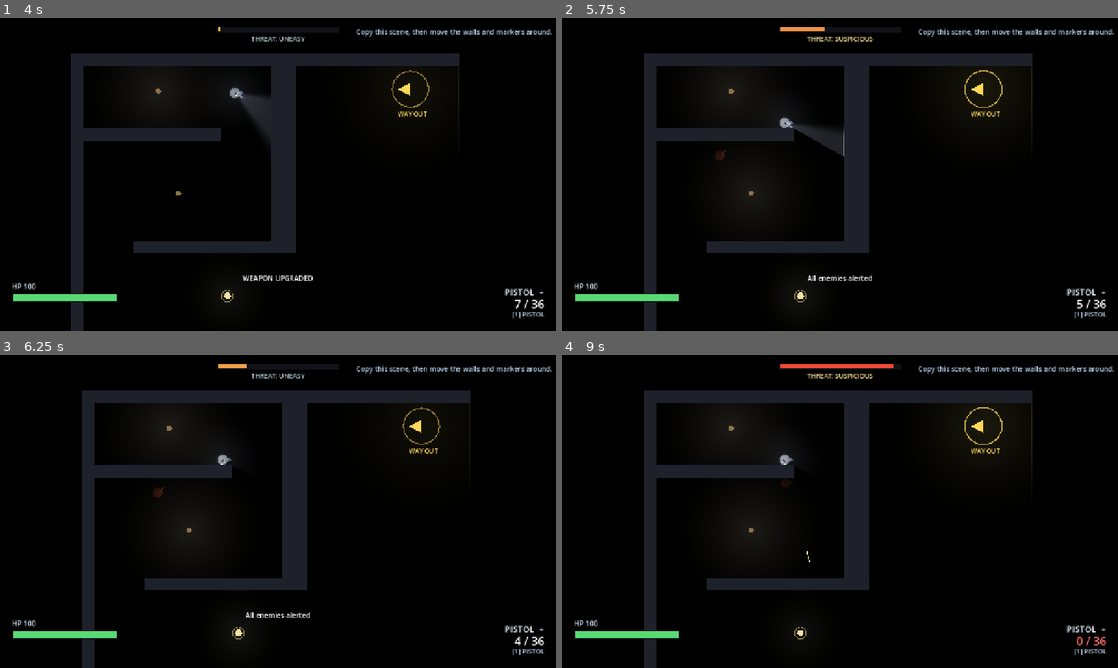
Above: before the commit, frames 1-4 (two rows, left to right).
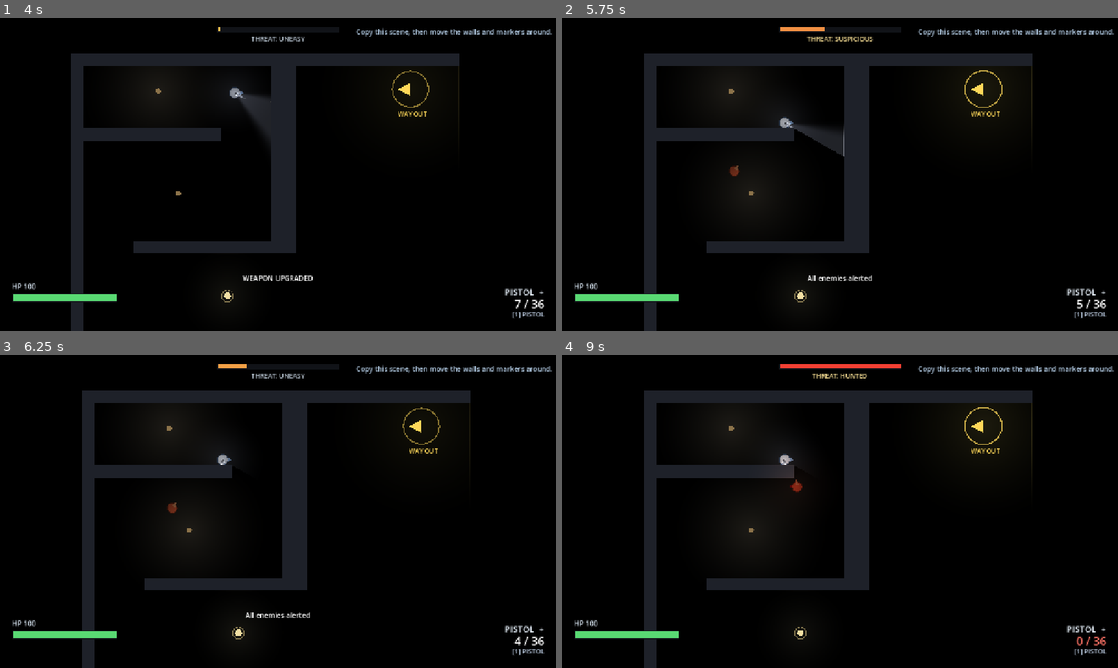
Above: after the commit, the same moments.

Repository: ThunderComplex/irregoulash
Game: Godot game, scene res://src/ui/title_screen.tscn
The game is run twice, just before and just after one commit, with the same random seed, the same clock (stepped at 60 frames per second) and the same inputs.
Inputs (mouse positions are in pixels of both pictures, inside the frame that each line leads up to):
- Up to frame 1 (4 s): tap Enter (ui_accept) at 0.5, 0.77, 3.5, 3.77 s; move the mouse to (400, 158) at 0.52 s; hold D (move_right) 0.53-1.25 s; tap Shift (dash) at 0.6 s; click (400, 158) at 0.67 s; drag from (166, 190) to (239, 296) at 1.27 s; move the mouse to (333, 105) at 2.02 s; hold D (move_right) 2.03-2.75 s; tap E (interact) at 2.1 s; click (333, 105) at 2.17 s; drag from (250, 237) to (111, 127) at 2.77 s; move the mouse to (444, 221) at 3.52 s; hold A (move_left) from 3.53 s (still down); hold 2 (switch_2) from 3.53 s (still down); click (444, 221) at 3.67 s
- Up to frame 2 (5.75 s): tap F6 (debug_alert_all) at 4.15 s; release A (move_left) at 4.25 s; release 2 (switch_2) at 4.25 s; drag from (673, 127) to (756, 96) at 4.27 s; move the mouse to (867, 174) at 5.02 s; hold S (move_down) from 5.03 s (still down); hold Mouse wheel down (switch_next) from 5.03 s (still down); click (867, 174) at 5.17 s
- Up to frame 3 (6.25 s): release S (move_down) at 5.75 s; release Mouse wheel down (switch_next) at 5.75 s; drag from (194, 433) to (239, 633) at 5.77 s
- Up to frame 4 (9 s): tap Enter (ui_accept) at 6.5, 6.77, 8 s; move the mouse to (962, 495) at 6.52 s; hold W (move_up) 6.53-7.25 s; hold Alt 6.53-7.25 s; click (962, 495) at 6.67 s; drag from (728, 527) to (984, 426) at 7.27 s; move the mouse to (895, 442) at 8.02 s; hold S (move_down) 8.03-8.75 s; tap Space at 8.1 s; click (895, 442) at 8.17 s; drag from (812, 574) to (673, 464) at 8.77 s

Frame 1 is identical in both runs. In frame 2, 0.1% of the frame differs, in the area x 27-32%, y 42-51%; in frame 3, 0.1%; in frame 4, 0.3%, in the area x 38-61%, y 2-67%.

Commit message:
navmesh

Diff:
--- a/dev/editor_api_check.gd
+++ b/dev/editor_api_check.gd
@@ -1,34 +1,66 @@
 extends SceneTree
-## DEV HELPER - prints the editor API names this project's plugin relies on, so
-## they can be checked against the running engine instead of guessed from memory.
+## DEV HELPER - prints the engine API this project relies on, so names, argument
+## lists, properties and enum constants can be checked against the running engine
+## instead of guessed from memory.
 ##
 ##   Godot_v4.7.2-stable_win64_console.exe --headless --path . \
 ##       --script res://dev/editor_api_check.gd
 
+const CLASSES: Array = [
+	["EditorInterface", ["viewport", "selection", "undo", "edited"]],
+	["EditorUndoRedoManager", [""]],
+	["EditorSelection", [""]],
+	["NavigationRegion2D", ["bake", "polygon", "enabled"]],
+	["NavigationPolygon", ["outline", "polygon", "bake", "geometry", "agent", "cell", "border"]],
+	["NavigationServer2D", ["map_get", "bake", "region", "source"]],
+	["NavigationAgent2D", ["target", "path", "radius", "avoid", "navigation"]],
+	["Viewport", ["mouse", "canvas_transform"]],
+]
+
+
 func _initialize() -> void:
-	_print_matching("EditorInterface", ["viewport", "selection", "undo", "edited", "theme"])
-	_print_matching("EditorUndoRedoManager", [""])
-	_print_matching("EditorSelection", [""])
-	_print_matching("EditorPlugin", ["container"])
-	_print_matching("Viewport", ["mouse", "canvas_transform", "screen_transform"])
-	_print_matching("Control", ["mouse"])
+	for entry: Array in CLASSES:
+		_print_class(String(entry[0]), entry[1])
 	quit()
 
 
-func _print_matching(klass: String, filters: Array) -> void:
+func _print_class(klass: String, filters: Array) -> void:
 	print("\n=== %s ===" % klass)
+
+	print("  -- methods")
 	for method: Dictionary in ClassDB.class_get_method_list(klass, true):
 		var name: String = method["name"]
-		if str(name).begins_with("_"):
+		if name.begins_with("_"):
 			continue
-		var keep: bool = filters.is_empty()
-		for filter: String in filters:
-			if filter.is_empty() or name.contains(filter):
-				keep = true
-				break
-		if not keep:
+		if not _matches(name, filters):
 			continue
 		var args: Array[String] = []
 		for arg: Dictionary in method["args"]:
 			args.append("%s: %s" % [arg["name"], type_string(arg["type"])])
-		print("  %s(%s) -> %s" % [name, ", ".join(args), type_string(method["return"]["type"])])
+		var has_default: bool = method.has("default_args")
+		print("    %s(%s)%s -> %s" % [name, ", ".join(args),
+			"  [has defaults]" if has_default else "", type_string(method["return"]["type"])])
+
+	print("  -- properties")
+	for prop: Dictionary in ClassDB.class_get_property_list(klass, true):
+		var name: String = prop["name"]
+		if name.begins_with("_") or name.contains("/"):
+			continue
+		if not _matches(name, filters):
+			continue
+		print("    %s: %s" % [name, type_string(prop["type"])])
+
+	print("  -- constants")
+	for constant: String in ClassDB.class_get_integer_constant_list(klass, true):
+		if not _matches(constant, filters):
+			continue
+		print("    %s = %s" % [constant, ClassDB.class_get_integer_constant(klass, constant)])
+
+
+func _matches(name: String, filters: Array) -> bool:
+	if filters.is_empty():
+		return true
+	for filter: String in filters:
+		if filter.is_empty() or name.to_lower().contains(filter.to_lower()):
+			return true
+	return false
--- a/dev/probe.gd
+++ b/dev/probe.gd
@@ -234,6 +234,32 @@
 			"points": {"lamp_pool_lit": Vector2(-240.0, -300.0)},
 		},
 	],
+	## Bake a navmesh at runtime and verify it: that the server knows about it, that
+	## enemies pick it up, and that its paths never cross walls.
+	"navmesh": [
+		{
+			"bake_navmesh": true,
+			"wait": 0.8,
+			"navmesh_report": true,
+			"shot": "navmesh_after_bake",
+		},
+		{
+			# Give the periodic check time to notice the mesh, then confirm enemies
+			# switched from steering to pathing.
+			"wait": 1.0,
+			"navmesh_report": true,
+		},
+		{
+			# And that they can actually close in: everyone is told where the player is
+			# and given three seconds to path there. Distances in the report should
+			# shrink, and nobody should end up inside a wall.
+			"alert_all": true,
+			"god": true,
+			"wait": 3.0,
+			"report": true,
+			"shot": "navmesh_chase",
+		},
+	],
 	## Lint every level (the same checks the editor plugin's button runs).
 	"lint": [
 		{
@@ -285,6 +311,9 @@
 	await _run(scenario)
 	print("[probe] done")
 	get_tree().quit()
+
+
+var _probe_region: NavigationRegion2D = null
 
 
 func _arg(name: String) -> String:
@@ -412,6 +441,14 @@
 		if step.has("keys_press"):
 			for action: String in step["keys_press"]:
 				Input.action_press(action)
+		# Actions happen *before* the wait, observations after it: a step that says
+		# "bake the mesh, wait, then report" has to bake first.
+		if step.has("bake_navmesh"):
+			_bake_navmesh_runtime()
+		if step.has("alert_all"):
+			var alerted: Node = GameDirector.current_level
+			if alerted != null and alerted.has_method("debug_alert_all"):
+				alerted.call("debug_alert_all")
 
 		# Holding is expressed as a longer wait; keeping the naming separate makes
 		# the scenarios read better.
@@ -455,6 +492,8 @@
 			_report_facing()
 		if step.has("lint_levels"):
 			_lint_levels()
+		if step.has("navmesh_report"):
+			_report_navmesh()
 		if step.has("shot"):
 			await _screenshot(String(step["shot"]))
 		if step.has("walls"):
@@ -588,6 +627,94 @@
 		])
 
 
+## Bakes a navigation mesh for the running level at runtime, with the same baker the
+## editor's "Bake navmesh" button uses. Nothing is written to the level file: this
+## exists so path finding can be verified as part of a probe run.
+func _bake_navmesh_runtime() -> void:
+	var level: Node = GameDirector.current_level
+	if level == null or not is_instance_valid(level):
+		print("[probe] no level to bake a navmesh for")
+		return
+	var walls: Array[Wall] = []
+	for node: Node in get_tree().get_nodes_in_group("wall"):
+		var wall := node as Wall
+		if wall != null and wall.is_inside_tree():
+			walls.append(wall)
+	if walls.is_empty():
+		print("[probe] no walls to bake from")
+		return
+	_probe_region = NavigationRegion2D.new()
+	_probe_region.name = "ProbeNav"
+	level.add_child(_probe_region)
+	var report: Dictionary = NavmeshBaker.bake(_probe_region, walls)
+	print("[probe] baked navmesh from %d walls -> %d polygon(s)" % [
+		report["walls"], report["polygons"]])
+
+
+## Verifies a navmesh: that the server knows about it, that enemies have picked it up,
+## and that the paths it hands out actually respect the geometry.
+func _report_navmesh() -> void:
+	if _probe_region == null or not is_instance_valid(_probe_region):
+		print("[probe] no navmesh to report on (bake one first)")
+		return
+	var map: RID = _probe_region.get_navigation_map()
+	var regions: Array = NavigationServer2D.map_get_regions(map)
+	print("[probe] navmesh: %d region(s) registered, iteration %d" % [
+		regions.size(), NavigationServer2D.map_get_iteration_id(map)])
+	if regions.is_empty():
+		return
+
+	var enemies: Variant = GameDirector.current_level.get("enemies")
+	var using: int = 0
+	var total: int = 0
+	if enemies != null:
+		for entry: Variant in (enemies as Array):
+			if not is_instance_valid(entry):
+				continue
+			var enemy := entry as Enemy
+			if enemy == null or enemy.is_dead():
+				continue
+			total += 1
+			if enemy.uses_navmesh():
+				using += 1
+	print("[probe] enemies pathing: %d/%d" % [using, total])
+
+	var level: Node2D = GameDirector.current_level as Node2D
+	var space: PhysicsDirectSpaceState2D = level.get_world_2d().direct_space_state
+	# Endpoints are sampled *on* the navmesh, so they are guaranteed to be walkable.
+	# Both raw paths and corner-cut ones are tested.
+	for optimize: bool in [false, true]:
+		var checked: int = 0
+		var crossings: int = 0
+		for i: int in 12:
+			var from: Vector2 = NavigationServer2D.map_get_random_point(map, 1, true)
+			var to: Vector2 = NavigationServer2D.map_get_random_point(map, 1, true)
+			if from.distance_squared_to(to) < 4096.0:
+				continue
+			var path: PackedVector2Array = NavigationServer2D.map_get_path(map, from, to, optimize, 1)
+			if path.size() < 2:
+				continue
+			checked += 1
+			crossings += _wall_crossings(path, space)
+		print("[probe] paths (optimize=%s): %d checked, %d wall crossings" % [
+			optimize, checked, crossings])
+
+
+## How many segments of a polyline pass through a wall.
+func _wall_crossings(path: PackedVector2Array, space: PhysicsDirectSpaceState2D) -> int:
+	var crossings: int = 0
+	for i: int in range(path.size() - 1):
+		var from: Vector2 = path[i]
+		var to: Vector2 = path[i + 1]
+		if from.distance_squared_to(to) < 1.0:
+			continue
+		var query := PhysicsRayQueryParameters2D.create(from, to, Layers.WORLD)
+		query.hit_from_inside = false
+		if not space.intersect_ray(query).is_empty():
+			crossings += 1
+	return crossings
+
+
 ## Lints every level scene. This runs inside a real game run rather than as a
 ## `--script` tool on purpose: levels reference autoloads, and autoloads do not
 ## exist in a `--script` run, so every level script would fail to compile and the
--- a/src/enemies/enemy.gd
+++ b/src/enemies/enemy.gd
@@ -21,6 +21,10 @@
 const STATE_NAMES: Array[String] = ["PATROL", "SUSPICIOUS", "ALERT", "SEARCH", "RETURN"]
 ## Perception raycasts run on this slower clock.
 const PERCEPTION_DT: float = 0.15
+## How far the destination has to move before the path is re-requested.
+const REPATH_DISTANCE: float = 24.0
+## How often to check whether the level actually has a baked navmesh.
+const NAV_CHECK_INTERVAL: float = 0.5
 
 @export_enum("guard", "scout", "heavy") var archetype_id: String = "guard":
 	set(value):
@@ -85,6 +89,14 @@
 var _footstep_accum: float = 0.0
 var _gizmo_hash: int = 0
 
+## Path finding. `agent` is optional: without a navmesh in the level the enemy steers
+## directly instead, so no level can be broken by forgetting to bake one.
+var agent: NavigationAgent2D = null
+var _has_navmesh: bool = false
+var _nav_check_cd: float = 0.0
+var _path_target_valid: bool = false
+var _path_target: Vector2 = Vector2.ZERO
+
 
 func _ready() -> void:
 	add_to_group("enemy")
@@ -98,6 +110,7 @@
 		return
 	set_process(false)
 	set_physics_process(true)
+	_setup_navigation()
 	health = get_node_or_null("Health") as Health
 	visual = get_node_or_null("Visual") as Node2D
 
@@ -128,6 +141,11 @@
 	return _dead
 
 
+## True when path finding is driving this enemy (a navmesh exists in its map).
+func uses_navmesh() -> bool:
+	return _has_navmesh
+
+
 ## The direction this enemy is actually looking (its vision shape points this way),
 ## in radians, in global space. Public because the debug tools and the probe use it.
 func facing_angle() -> float:
@@ -141,6 +159,10 @@
 		velocity = Vector2.ZERO
 		return
 	_time += delta
+	_nav_check_cd -= delta
+	if _nav_check_cd <= 0.0:
+		_nav_check_cd = NAV_CHECK_INTERVAL
+		_has_navmesh = _navigation_available()
 	_fire_cd = maxf(0.0, _fire_cd - delta)
 	_pause_cd = maxf(0.0, _pause_cd - delta)
 	_react_timer = maxf(0.0, _react_timer - delta)
@@ -480,12 +502,72 @@
 	if desired.length_squared() < 1.0:
 		_brake(delta)
 		return
-	var direction: Vector2 = _avoid(desired.normalized())
+	# With a baked navmesh: follow a real path, so enemies come around corners instead
+	# of grinding into them. Without one: steer directly with obstacle probes, which is
+	# worse but means a level is never *broken* by a missing navmesh.
+	var direction: Vector2
+	if _has_navmesh:
+		direction = _path_direction(target)
+	else:
+		direction = _avoid(desired.normalized())
+	if direction == Vector2.ZERO:
+		_brake(delta)
+		return
 	velocity = velocity.move_toward(direction * speed, 900.0 * delta)
 
 
 func _brake(delta: float) -> void:
 	velocity = velocity.move_toward(Vector2.ZERO, 1100.0 * delta)
+
+
+#region navigation
+
+## Wires up path finding if the scene has a NavigationAgent2D. A navmesh may or may
+## not exist; that is checked separately and regularly.
+func _setup_navigation() -> void:
+	agent = get_node_or_null("Agent") as NavigationAgent2D
+	if agent == null:
+		return
+	agent.radius = archetype.radius
+	agent.path_desired_distance = maxf(8.0, archetype.radius)
+	agent.target_desired_distance = 14.0
+	agent.path_max_distance = 120.0
+	# No avoidance: enemies are happy to pass through each other, and RVO would add
+	# jitter to the only movement that has to look deliberate.
+	agent.avoidance_enabled = false
+	_has_navmesh = _navigation_available()
+
+
+## The next step along a path to `target`.
+##
+## Paths come from the NavigationServer asynchronously, so the request is only renewed
+## when it actually needs to be: the destination moved, or the agent considers itself
+## arrived somewhere we do not.
+func _path_direction(target: Vector2) -> Vector2:
+	var stale: bool = not _path_target_valid
+	stale = stale or _path_target.distance_to(target) > REPATH_DISTANCE
+	stale = stale or (agent.is_target_reached()
+		and global_position.distance_to(target) > REPATH_DISTANCE)
+	if stale:
+		agent.target_position = target
+		_path_target = target
+		_path_target_valid = true
+	var step: Vector2 = agent.get_next_path_position() - global_position
+	if step.length_squared() < 1.0:
+		return Vector2.ZERO
+	return step.normalized()
+
+
+## A navmesh exists when the agent's navigation map has at least one region in it.
+func _navigation_available() -> bool:
+	if agent == null or not agent.is_inside_tree():
+		return false
+	var map: RID = agent.get_navigation_map()
+	if not map.is_valid():
+		return false
+	return not NavigationServer2D.map_get_regions(map).is_empty()
+
+#endregion
 
 
 ## Crude but effective obstacle avoidance: probe ahead, and if something is in the
--- a/src/enemies/enemy.tscn
+++ b/src/enemies/enemy.tscn
@@ -13,5 +13,10 @@
 
 [node name="Visual" type="Node2D" parent="."]
 
+[node name="Agent" type="NavigationAgent2D" parent="."]
+path_desired_distance = 12.0
+target_desired_distance = 14.0
+avoidance_enabled = false
+
 [node name="Health" type="Node" parent="."]
 script = ExtResource("2_health")
--- a/src/levels/level_03.tscn
+++ b/src/levels/level_03.tscn
@@ -5,9 +5,17 @@
 [ext_resource type="PackedScene" path="res://src/levels/lamp.tscn" id="3_lamp"]
 [ext_resource type="PackedScene" path="res://src/enemies/enemy.tscn" id="4_enemy"]
 [ext_resource type="PackedScene" path="res://src/items/pickup.tscn" id="5_pickup"]
-[ext_resource type="Script" uid="uid://c1femwp0kyllt" path="res://src/enemies/enemy.gd" id="6_2bp2o"]
 [ext_resource type="PackedScene" path="res://src/levels/exit_zone.tscn" id="6_exit"]
 [ext_resource type="Script" uid="uid://tdmd7rqbsvoa" path="res://src/levels/patrol_route.gd" id="7_route"]
+
+[sub_resource type="NavigationPolygon" id="NavigationPolygon_b2oh7"]
+vertices = PackedVector2Array(594, 530, 594, 50, 974, 50, 974, 754, 1230, 754, 1230, 878, 50, 878, 142, 530, 50, 242, 142, 462, 402, 242, 494, 462, 494, 50, 402, 174, 50, 50, 50, 174, 1358, -78, 1358, 1006, 1298, 946, 1298, 686, -78, 1006, -18, 946, -78, -78, -18, -18, 1042, -18, 1042, 686)
+polygons = Array[PackedInt32Array]([PackedInt32Array(0, 1, 2, 3), PackedInt32Array(3, 4, 5, 6), PackedInt32Array(0, 3, 6, 7), PackedInt32Array(7, 6, 8, 9), PackedInt32Array(9, 8, 10, 11), PackedInt32Array(12, 11, 10, 13), PackedInt32Array(14, 12, 13, 15), PackedInt32Array(16, 17, 18, 19), PackedInt32Array(18, 17, 20, 21), PackedInt32Array(21, 20, 22, 23), PackedInt32Array(23, 22, 16, 24), PackedInt32Array(24, 16, 19, 25)])
+outlines = Array[PackedVector2Array]([PackedVector2Array(-96, -96, 1376, -96, 1376, 1024, -96, 1024)])
+parsed_geometry_type = 1
+source_geometry_mode = 1
+source_geometry_group_name = &"wall"
+agent_radius = 18.0
 
 [node name="LevelTemplate" type="Node2D" unique_id=1617851565]
 script = ExtResource("1_level")
@@ -68,7 +76,7 @@
 position = Vector2(480, 320)
 
 [node name="P1" type="Marker2D" parent="Routes/Guard1Route" unique_id=952015470]
-position = Vector2(64, 416)
+position = Vector2(268, 624)
 
 [node name="PlayerSpawn" type="Marker2D" parent="." unique_id=299208256]
 position = Vector2(151, 101)
@@ -79,23 +87,16 @@
 position = Vector2(223, 97)
 radius = 210.0
 flicker = false
-require_line_of_sight = null
-visibility_fade = null
 
 [node name="Lamp0" parent="Lamps/Lamp0" unique_id=280772374 instance=ExtResource("3_lamp")]
 position = Vector2(51, 261)
 radius = 210.0
 flicker = false
-require_line_of_sight = null
-visibility_fade = null
 
 [node name="Enemies" type="Node2D" parent="." unique_id=1456907366]
 
-[node name="Guard1" type="CharacterBody2D" parent="Enemies" unique_id=1586801975 instance=ExtResource("4_enemy")]
+[node name="Guard1" parent="Enemies" unique_id=1586801975 instance=ExtResource("4_enemy")]
 position = Vector2(64, 352)
-collision_layer = 4
-motion_mode = 1
-script = ExtResource("6_2bp2o")
 patrol_route = NodePath("../../Routes/Guard1Route")
 
 [node name="Pickups" type="Node2D" parent="." unique_id=1600841955]
@@ -112,3 +113,8 @@
 [node name="Exit0" parent="." unique_id=1191661962 instance=ExtResource("6_exit")]
 position = Vector2(868, 92)
 is_final = true
+
+[node name="Nav" type="NavigationRegion2D" parent="." unique_id=1214858660]
+visible = false
+navigation_polygon = SubResource("NavigationPolygon_b2oh7")
+metadata/navmesh_hash = 1031051343
--- a/src/levels/level_lint.gd
+++ b/src/levels/level_lint.gd
@@ -26,6 +26,7 @@
 	var pickups: Array[Pickup] = []
 	var exits: Array[ExitZone] = []
 	var routes: Array[PatrolRoute] = []
+	var navigation: NavigationRegion2D = null
 	var lamps: int = 0
 	for node: Node in _descendants(root):
 		if node is Wall:
@@ -38,6 +39,8 @@
 			exits.append(node)
 		elif node is PatrolRoute:
 			routes.append(node)
+		elif node is NavigationRegion2D:
+			navigation = node
 		elif node is Lamp:
 			lamps += 1
 
@@ -121,6 +124,14 @@
 			notes.append("patrol route '%s' is not used by any enemy" % route.name)
 	if lamps == 0:
 		notes.append("no lamps: the level will be almost entirely dark")
+
+	# --- navigation
+	if navigation == null:
+		notes.append("no navmesh: enemies steer directly and can wedge on geometry "
+			+ "(bake one with 'Bake navmesh')")
+	elif NavmeshBaker.is_stale(navigation, walls):
+		notes.append("the navmesh does not match the current walls: re-bake it "
+			+ "('Bake navmesh'), or enemies will path through geometry that has moved")
 
 	return {
 		"problems": problems,
--- /dev/null
+++ b/src/levels/navmesh_baker.gd
@@ -0,0 +1,106 @@
+class_name NavmeshBaker
+extends RefCounted
+## Bakes a navigation mesh for a level straight from its `Wall` nodes.
+##
+## Deliberately plain code with no editor dependency, so the same logic runs from the
+## editor plugin's "Bake navmesh" button, from a headless script, and from the probe
+## that verifies the result.
+##
+## How it works: the polygon gets ONE outline covering the whole level, and the walls
+## are subtracted as obstacles by the baker itself (they are `StaticBody2D` colliders,
+## which `PARSED_GEOMETRY_STATIC_COLLIDERS` picks up). So authoring never involves
+## drawing navigation polygons by hand -- place walls, click Bake.
+##
+## The wall geometry is hashed into the region's metadata, so the linter can tell when
+## a mesh no longer matches the level it was baked from.
+
+## A little larger than the player (14) and the enemies (11..17), so paths keep
+## clearance from walls instead of hugging them.
+const AGENT_RADIUS: float = 18.0
+const CELL_SIZE: float = 1.0
+const BORDER_SIZE: float = 0.0
+## How far outside the geometry the walkable outline is placed. The border walls are
+## solid, so this only has to enclose them.
+const OUTLINE_MARGIN: float = 96.0
+const HASH_META: StringName = &"navmesh_hash"
+## The group every `Wall` puts itself in; the bake reads its obstacles from it.
+const SOURCE_GROUP: StringName = &"wall"
+
+
+## Bakes `region` in place and returns a small report:
+## { "polygons": int, "outlines": int, "walls": int }.
+static func bake(region: NavigationRegion2D, walls: Array[Wall]) -> Dictionary:
+	var polygon: NavigationPolygon = region.navigation_polygon
+	if polygon == null:
+		polygon = NavigationPolygon.new()
+		region.navigation_polygon = polygon
+	configure(polygon, walls)
+	# Synchronous: the caller wants to report real numbers straight away, and a level's
+	# geometry is small enough that this costs milliseconds.
+	region.bake_navigation_polygon(false)
+	region.set_meta(HASH_META, geometry_hash(walls))
+	return {
+		"polygons": polygon.get_polygon_count(),
+		"outlines": polygon.get_outline_count(),
+		"walls": walls.size(),
+	}
+
+
+## Points the polygon at the level's walls, and gives it its outline.
+##
+## The walls are named by *group* rather than by "everything under the root": the
+## `Wall` scene puts itself in the "wall" group, which is the same set the editor and
+## the linter see, and it makes the source of the bake independent of where in the tree
+## the parser starts looking.
+static func configure(polygon: NavigationPolygon, walls: Array[Wall]) -> void:
+	polygon.clear_outlines()
+	polygon.set_parsed_geometry_type(NavigationPolygon.PARSED_GEOMETRY_STATIC_COLLIDERS)
+	polygon.set_source_geometry_mode(NavigationPolygon.SOURCE_GEOMETRY_GROUPS_WITH_CHILDREN)
+	polygon.set_source_geometry_group_name(SOURCE_GROUP)
+	polygon.set_agent_radius(AGENT_RADIUS)
+	polygon.set_cell_size(CELL_SIZE)
+	polygon.set_border_size(BORDER_SIZE)
+	polygon.add_outline(outline_for(walls))
+
+
+## One rectangle enclosing everything, grown a little. Walls inside it become holes.
+static func outline_for(walls: Array[Wall]) -> PackedVector2Array:
+	var bounds: Rect2 = bounds_of(walls).grow(OUTLINE_MARGIN)
+	return PackedVector2Array([
+		bounds.position,
+		Vector2(bounds.end.x, bounds.position.y),
+		bounds.end,
+		Vector2(bounds.position.x, bounds.end.y),
+	])
+
+
+static func bounds_of(walls: Array[Wall]) -> Rect2:
+	var rect := Rect2()
+	var first: bool = true
+	for wall: Wall in walls:
+		if not is_instance_valid(wall):
+			continue
+		rect = wall.world_rect() if first else rect.merge(wall.world_rect())
+		first = false
+	return rect
+
+
+## True when the mesh no longer matches the walls it was baked from (walls moved, were
+## added, or were deleted). Always true for a region that has never been baked.
+static func is_stale(region: NavigationRegion2D, walls: Array[Wall]) -> bool:
+	if region == null or not region.has_meta(HASH_META):
+		return true
+	return int(region.get_meta(HASH_META)) != geometry_hash(walls)
+
+
+## Stable fingerprint of the walls: sorted, so tree order cannot change it.
+static func geometry_hash(walls: Array[Wall]) -> int:
+	var rects: Array[Rect2] = []
+	for wall: Wall in walls:
+		if is_instance_valid(wall):
+			rects.append(wall.world_rect())
+	rects.sort_custom(func(a: Rect2, b: Rect2) -> bool:
+		if not is_equal_approx(a.position.y, b.position.y):
+			return a.position.y < b.position.y
+		return a.position.x < b.position.x)
+	return hash(rects)
Not shown, changed: addons/level_tools/level_tools_plugin.gd
Binary file changed: dev/shots/combat_00_before.png
Binary file changed: dev/shots/combat_01_aimed_at_enemy.png
Binary file changed: dev/shots/combat_02_firing.png
Binary file changed: dev/shots/combat_03_aftermath.png
Binary file added: dev/shots/navmesh_after_bake.png
Not shown, added: dev/shots/navmesh_after_bake.png.import
Binary file added: dev/shots/navmesh_chase.png
Not shown, added: dev/shots/navmesh_chase.png.import
Not shown, added: src/levels/navmesh_baker.gd.uid
Not shown, changed: docs/DESIGN_NOTES.md
Not shown, changed: docs/LEVEL_AUTHORING.md
(and 1 more such lines)
